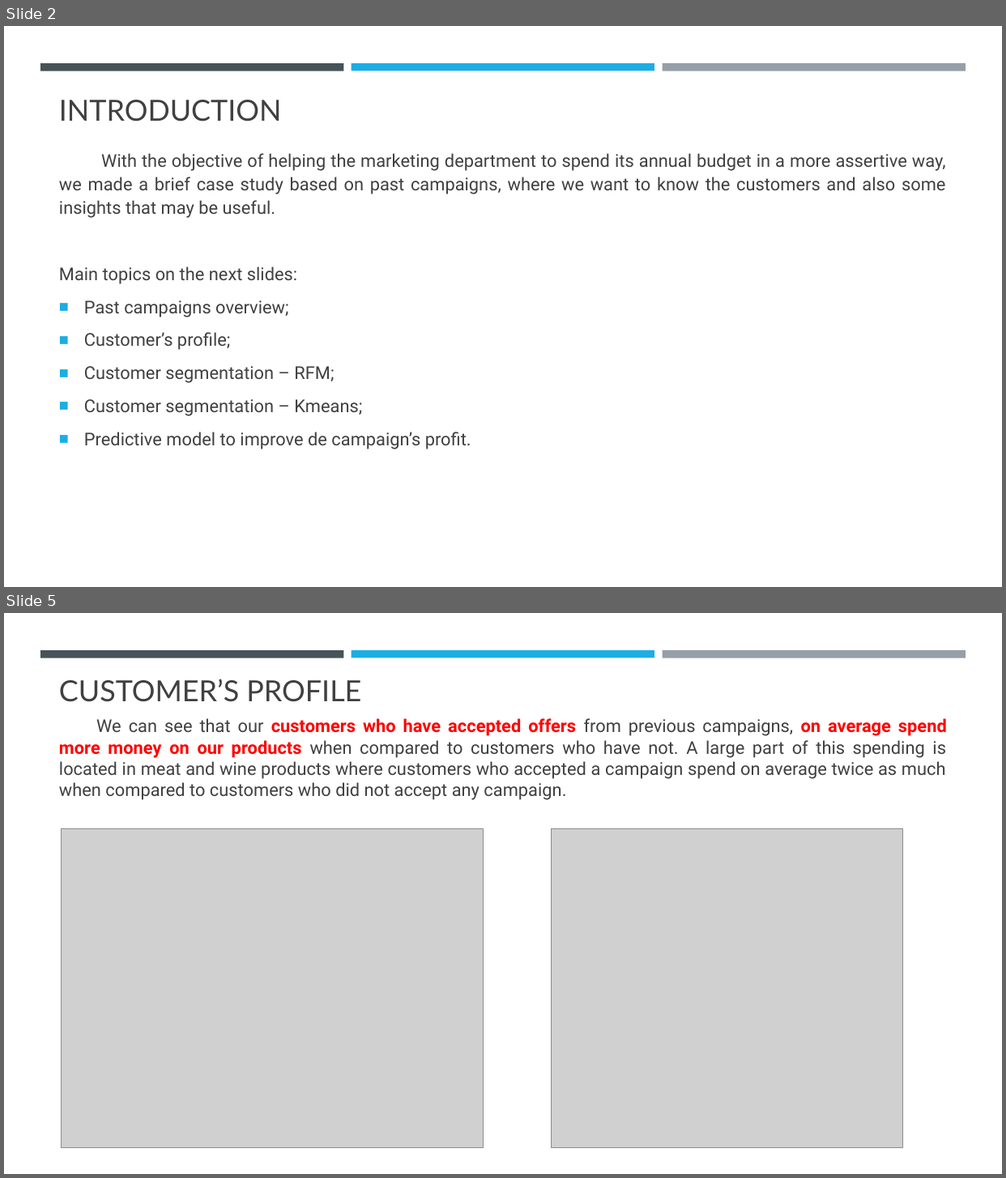
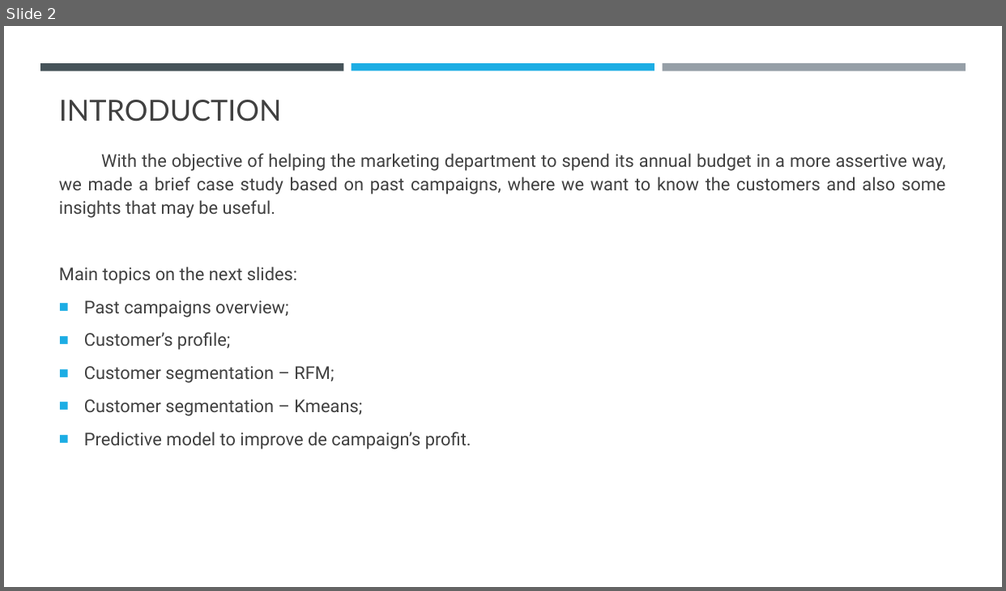
Before and after one commit to fpmacedo/ifood_data_analyst_test, a slide deck: iFood Data Business Analyst Case.pptx. Shown one above the other, each under a label of ours: slides 2 and 5 before the commit, slide 2 after it; the slides between them are not shown. The pictures are 1006x1178 and 1006x591 pixels, drawn with LibreOffice and Linux fonts; fonts in the diff are those of the drawing; grey boxes stand for pictures. Boxes give left, top, right and bottom in pixels: in the first picture for what was removed or moved away, otherwise in the second. Text is boxed around its words. In the diff, an @@ line names an element or a change of style, - is before the commit and + after.

```diff
--- a/iFood Data Business Analyst Case.pptx
+++ b/iFood Data Business Analyst Case.pptx
@@ slide 5 removed at bbox=[4, 613, 1002, 1174], background #FFFFFF; not listed: 3 template elements that a slide beside it also shows @@
@@ title removed at bbox=[59, 679, 361, 702] @@
-CUSTOMER’S PROFILE
@@ text removed at bbox=[59, 718, 947, 800] @@
-We can see that our customers who have accepted offers from previous campaigns, on average spend more money on our products when compared to customers who have not. A large part of this spending is located in meat and wine products where customers who accepted a campaign spend on average twice as much when compared to customers who did not accept any campaign.
@@ picture removed at bbox=[61, 829, 484, 1148] @@
@@ picture removed at bbox=[552, 829, 903, 1148] @@
```
Also in this commit, not shown: 6 slides changed, 2 slides added, 1 other file.
